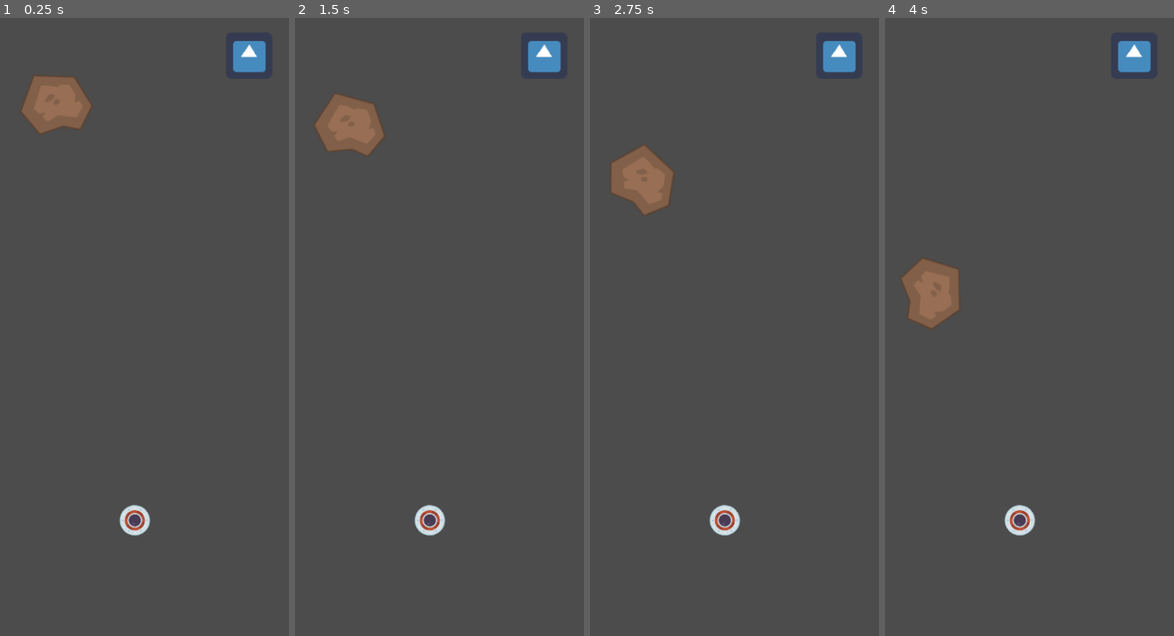
Above: before the commit, frames 1-4 (left to right).
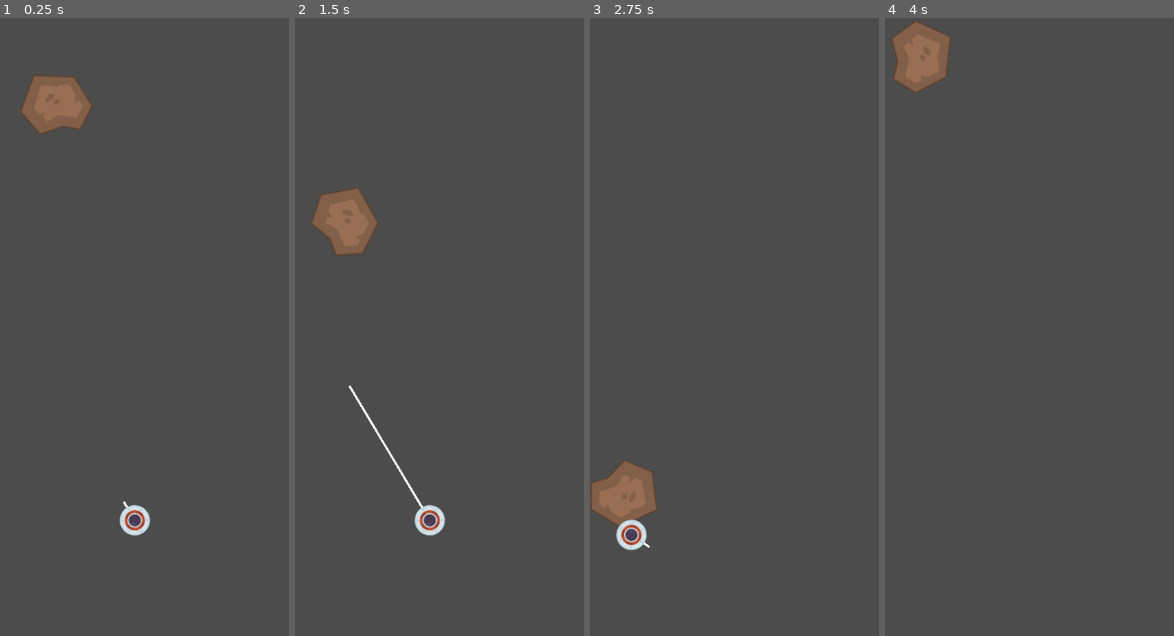
Above: after the commit, the same moments.

Repository: brendankhoury/To-the-moon-and-hack
Game: Godot game, scene res://Src/Main.tscn
Same seed, same stepped clock (60 frames per second), same inputs: the game is played once before the commit and once after it. The engine's default icon, where the game draws it, is replaced by a stand-in: a white triangle on a blue panel in a dark square.
Inputs (mouse positions are in pixels of both pictures, inside the frame that each line leads up to):
- Up to frame 1 (0.25 s): no input
- Up to frame 2 (1.5 s): click (543, 55) at 0.52 s; click (543, 55) at 1.27 s
- Up to frame 3 (2.75 s): click (838, 55) at 2.02 s
- Up to frame 4 (4 s): tap Space (tap) at 2.85, 3.6 s

The runs differ from the first frame. In frame 1, 0.6% of the frame differs, in the area x 42-92%, y 3-80%; in frame 2, 4.1%; in frame 3, 4.6%, in the area x 0-92%, y 3-87%; in frame 4, 4.3%.

Commit message:
updating player

Diff:
--- a/Src/Actors/Player.gd
+++ b/Src/Actors/Player.gd
@@ -1,18 +1,21 @@
 extends KinematicBody2D
 
+var MIN_GRAPPLE_LENGTH: float = 30.0
 
 export var rotation_speed := deg2rad(0)
 export var grapple_speed: float = 350
 export var max_grapple = 500
 
 var is_grappling: bool = false
-var grapple_length: float = 30.0
+var grapple_length: float = MIN_GRAPPLE_LENGTH
 var grapple_dir: Vector2 = Vector2.DOWN
 var grapple_collided: bool = false
 
 var collision_point: Vector2 = Vector2(0, 0)
 var global_collision_point: Vector2
 var stuck: bool= true
+
+var grapple_rotate_clockwise:bool = true
 
 var asteroid : Node2D
 
@@ -55,8 +58,9 @@
 	if Input.is_action_just_pressed("tap"):
 		if is_grappling:
 			is_grappling = false
-		elif !is_grappling && grapple_length == 0:
+		elif !is_grappling && grapple_length == MIN_GRAPPLE_LENGTH:
 			is_grappling = true
+
 	if is_grappling:
 		if grapple_length < max_grapple:
 			grapple_length += delta * grapple_speed
@@ -73,15 +77,15 @@
 		grapple_dir = raycast.global_position.direction_to(global_collision_point)
 		position += grapple_speed * grapple_dir * delta
 		grapple_length -= grapple_speed * delta
-	elif grapple_length > 0.0:
+	elif grapple_length > MIN_GRAPPLE_LENGTH:
 		grapple_length -= grapple_speed * delta
-		if grapple_length < 0:
-			grapple_length = 0
+		if grapple_length < MIN_GRAPPLE_LENGTH:
+			grapple_length = MIN_GRAPPLE_LENGTH
 
 func _on_asteroid_entered(body: Node) -> void:
 	if  asteroid == body:
 		grapple_collided = false
-		grapple_length=0
+		grapple_length = MIN_GRAPPLE_LENGTH
 		var previous_global_position := global_position
 		if self.get_parent():
 			self.get_parent().remove_child(self)
--- a/Src/Main.tscn
+++ b/Src/Main.tscn
@@ -1,35 +1,13 @@
-[gd_scene load_steps=7 format=2]
+[gd_scene load_steps=5 format=2]
 
 [ext_resource path="res://Src/Actors/Asteroid.tscn" type="PackedScene" id=1]
 [ext_resource path="res://Src/Actors/Player.tscn" type="PackedScene" id=2]
 [ext_resource path="res://Src/Main.gd" type="Script" id=3]
-[ext_resource path="res://icon.png" type="Texture" id=4]
 
 [sub_resource type="Curve2D" id=1]
 _data = {
 "points": PoolVector2Array( 0, 0, 0, 0, -161.635, -419.801, 0, 0, 0, 0, 238.365, -419.801 )
 }
-
-[sub_resource type="GDScript" id=2]
-script/source = "extends TextureButton
-
-var down = false
-var up = false
-
-func _on_TextureButton_button_down():
-	get_tree().paused = true
-	down = true
-	pass # Replace with function body.
-func _on_TextureButton_button_up():
-	if up:
-		up = false
-		down = false
-		get_tree().paused = false
-	if down:
-		down = false
-		up = true
-	pass # Replace with function body.
-"
 
 [node name="Node2D" type="Node2D"]
 position = Vector2( 161.635, 419.801 )
@@ -53,18 +31,4 @@
 [node name="AsteroidSpawnTimer" type="Timer" parent="."]
 wait_time = 3.134
 autostart = true
-
-[node name="TextureButton" type="TextureButton" parent="."]
-pause_mode = 2
-margin_left = 151.389
-margin_top = -400.345
-margin_right = 215.389
-margin_bottom = -336.345
-texture_normal = ExtResource( 4 )
-script = SubResource( 2 )
-__meta__ = {
-"_edit_use_anchors_": false
-}
 [connection signal="timeout" from="AsteroidSpawnTimer" to="." method="_on_AsteroidSpawnTimer_timeout"]
-[connection signal="button_down" from="TextureButton" to="TextureButton" method="_on_TextureButton_button_down"]
-[connection signal="button_up" from="TextureButton" to="TextureButton" method="_on_TextureButton_button_up"]
